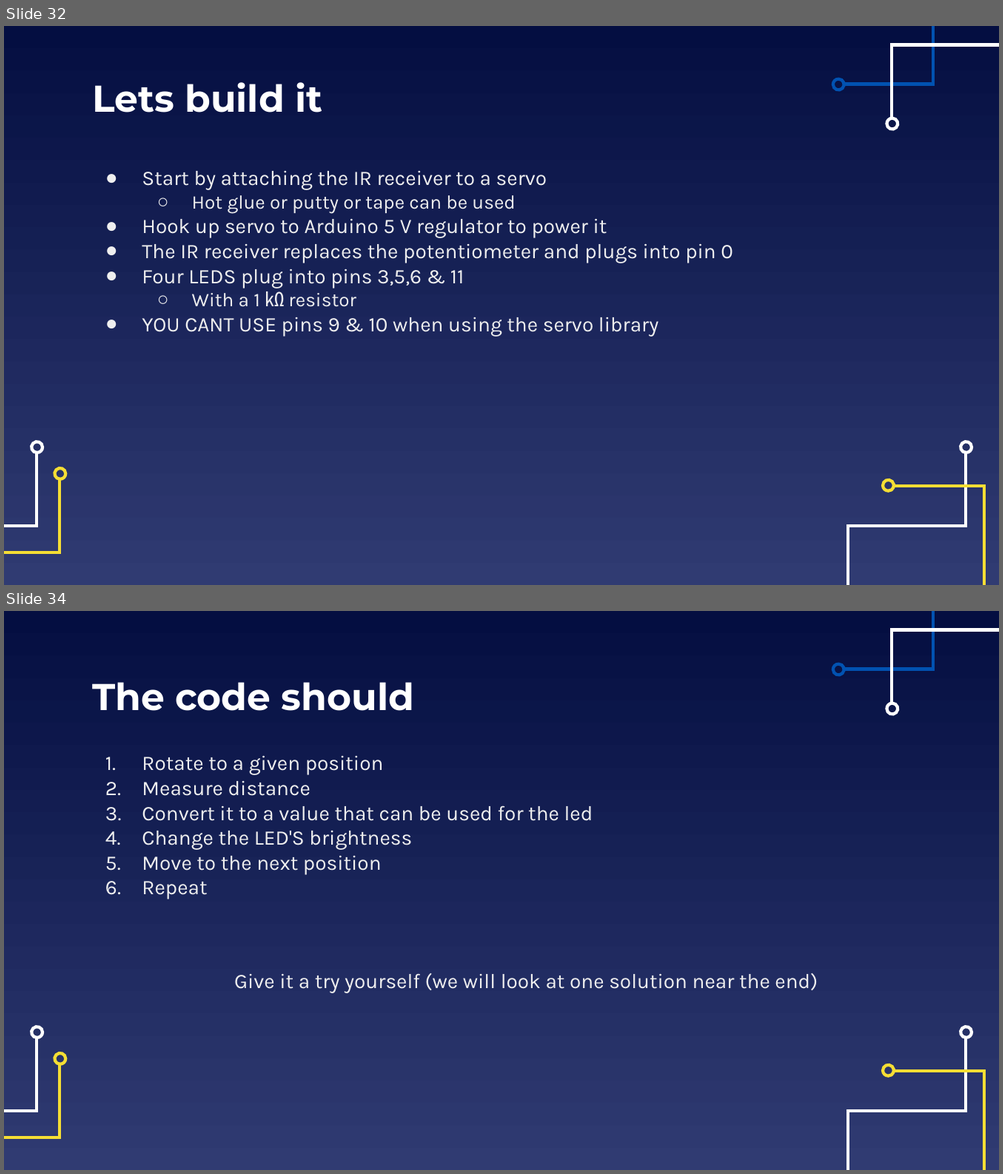
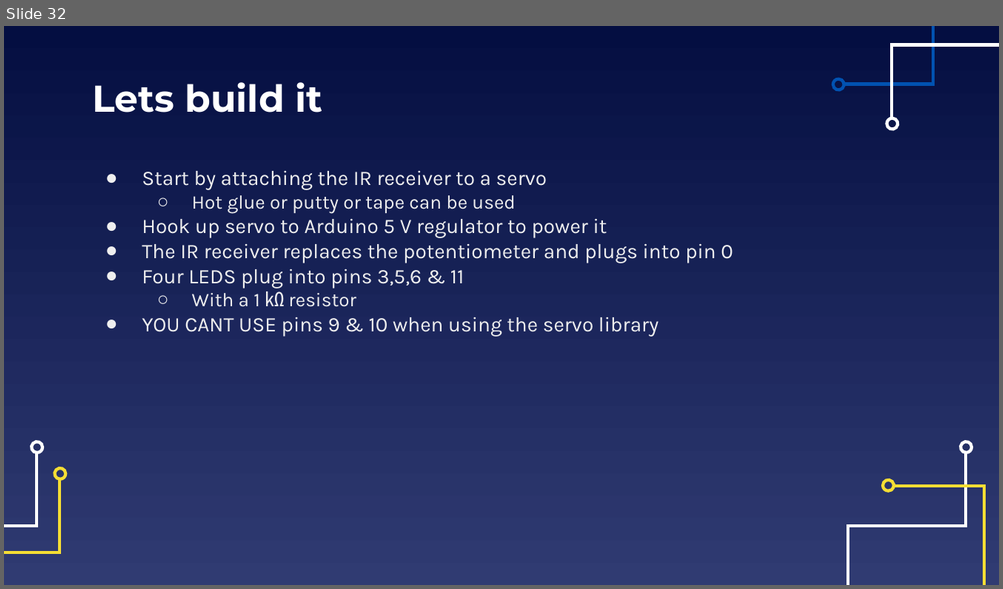
Before and after one commit to EELabMan/Arduino-3-Motors-and-Servos, a slide deck: Arduino Workshop 3 Motors and Servos.pptx. Shown one above the other, each under a label of ours: slides 32 and 34 before the commit, slide 32 after it; the slides between them are not shown. The pictures are 1003x1174 and 1003x589 pixels, drawn with LibreOffice and Linux fonts; fonts in the diff are those of the drawing. Boxes give left, top, right and bottom in pixels: in the first picture for what was removed or moved away, otherwise in the second. Text is boxed around its words. In the diff, an @@ line names an element or a change of style, - is before the commit and + after.

```diff
--- a/Arduino Workshop 3 Motors and Servos.pptx
+++ b/Arduino Workshop 3 Motors and Servos.pptx
@@ slide 34 removed at bbox=[4, 611, 999, 1170], background gradient #040E41 to #303B72; not listed: 12 template elements that a slide beside it also shows @@
@@ title removed at bbox=[92, 682, 414, 711] @@
-The code should
@@ text removed at bbox=[142, 755, 817, 994] @@
-1. Rotate to a given position
-2. Measure distance
-3. Convert it to a value that can be used for the led
-4. Change the LED'S brightness
-5. Move to the next position
-6. Repeat
-Give it a try yourself (we will look at one solution near the end)
```
Also in this commit, not shown: 4 slides changed.
